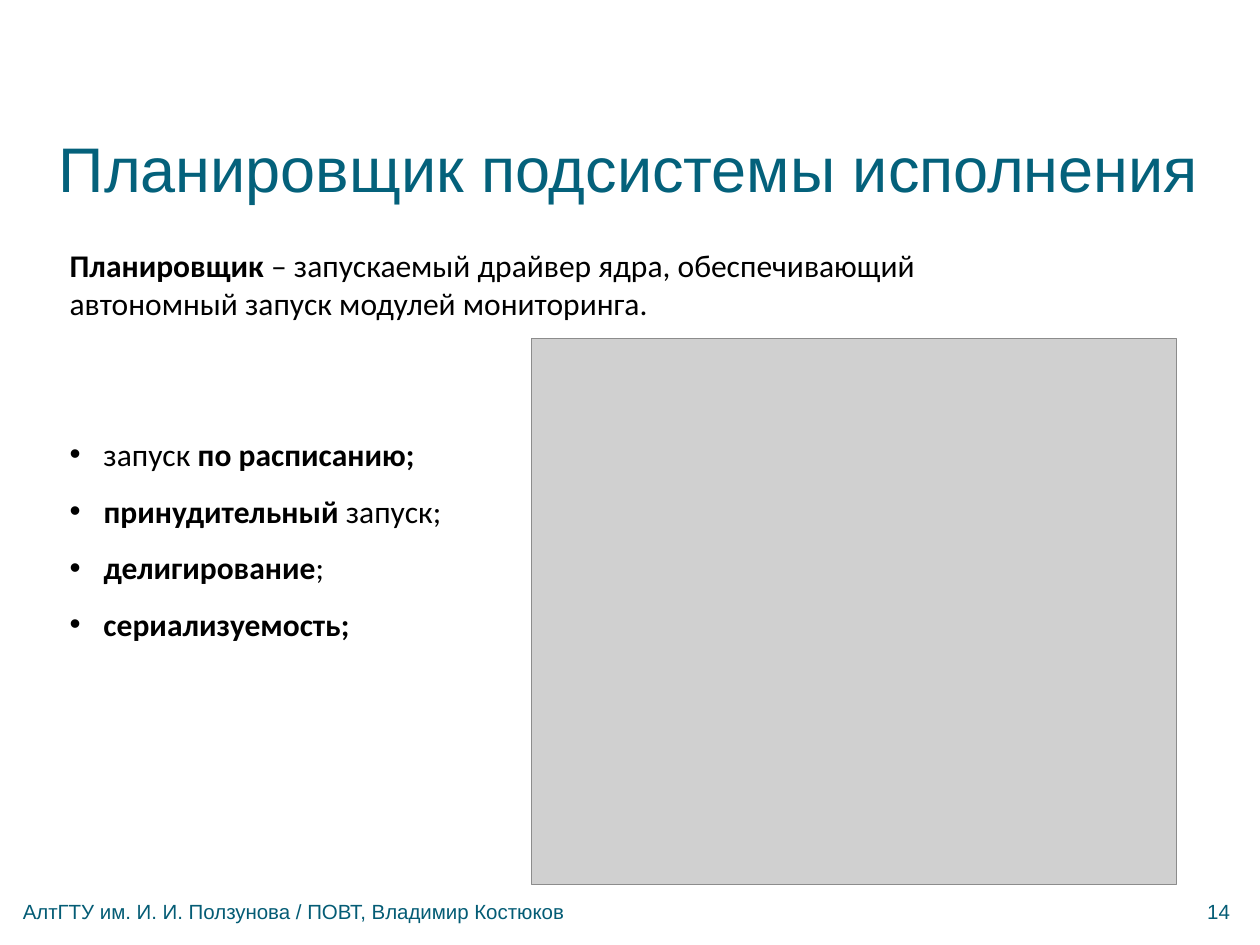
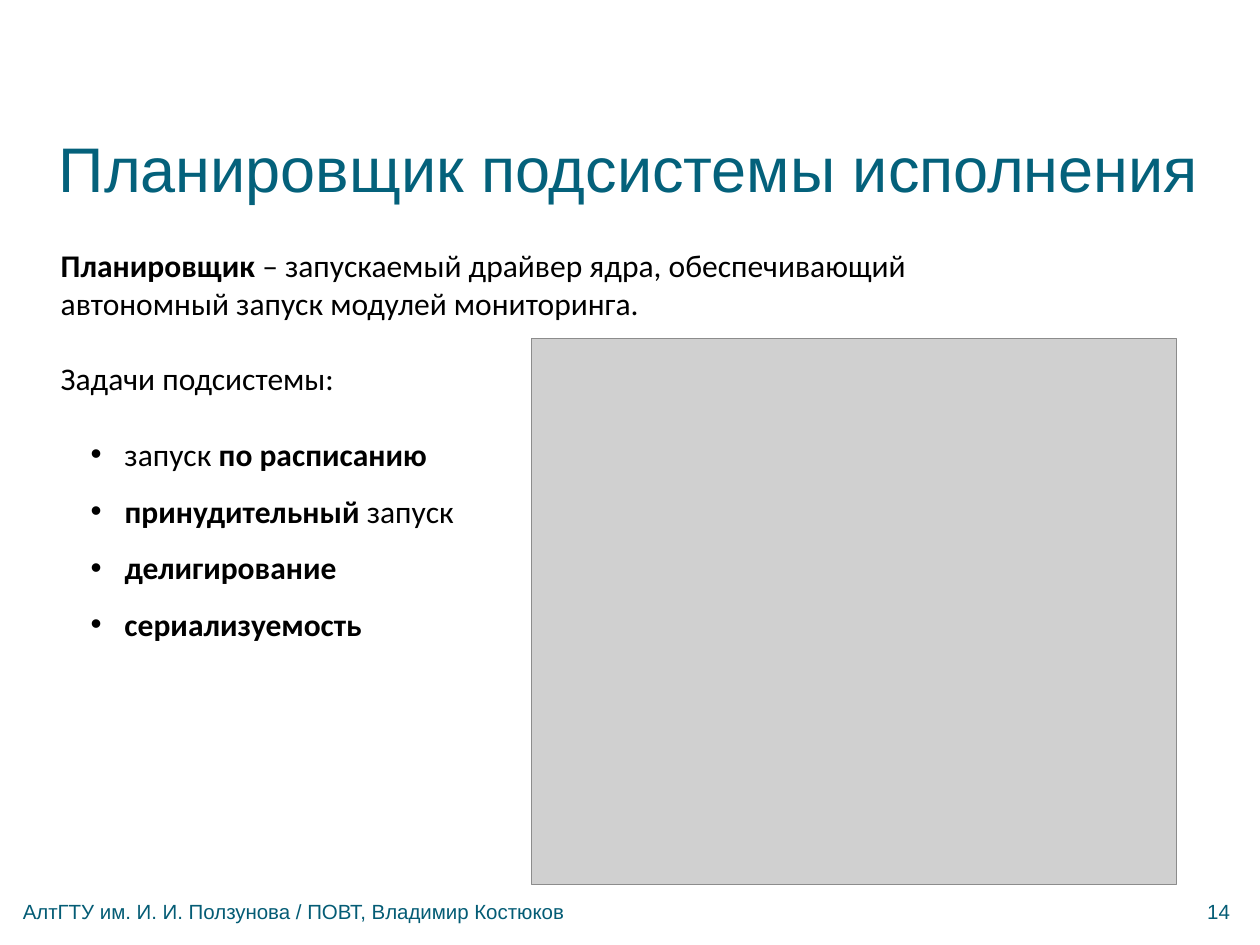
Before and after one commit to bluerain/snoopy, a slide deck: slide 14 of diploma/trunk/ppt/kostyukov.pptx. Drawn at 1260x945 pixels with LibreOffice and Linux fonts; fonts in the diff are those of the drawing; grey boxes stand for pictures; background and template pictures are left out. Boxes give left, top, right and bottom in pixels: in the first picture for what was removed or moved away, otherwise in the second. Text is boxed around its words. In the diff, an @@ line names an element or a change of style, - is before the commit and + after.

```diff
--- a/diploma/trunk/ppt/kostyukov.pptx
+++ b/diploma/trunk/ppt/kostyukov.pptx
@@ text "Планировщик – запускаемый драйвер ядра, ...": place and size @@
-text "Планировщик – запускаемый драйвер ядра, ..." at (70, 255, 915, 641)
+text "Планировщик – запускаемый драйвер ядра, ..." at (61, 255, 906, 641)
@@ text at (61, 369, 454, 641): text changed @@
-• запуск по расписанию;
-• принудительный запуск;
-• делигирование;
-• сериализуемость;
+Задачи подсистемы:
+  • запуск по расписанию
+  • принудительный запуск
+  • делигирование
+  • сериализуемость
```
Also in this commit, not shown: 11 other slides changed.
